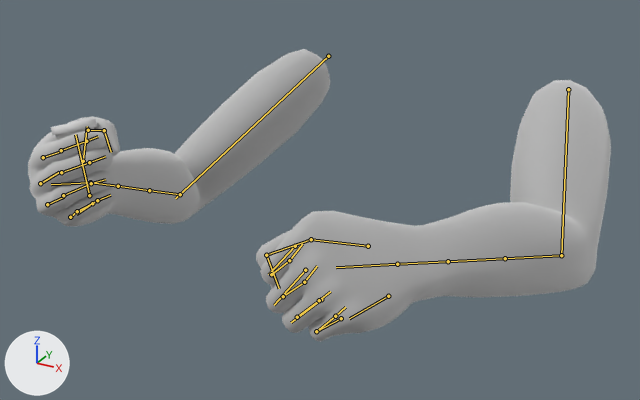
Two versions of the Blender file Breakout From Ackers/Assets/Animations/Pills/Holding Pills Idle.blend, one commit apart.
One viewpoint serves both versions: a 50 mm camera at (0.609, -1.6, 0.469) aimed at (-0.016, -0.464, -0.099). The lights are fixed; the arrows at lower left show +X, +Y and +Z. Both versions are drawn at frame 50 of the action 'Idle'; the numbers are the values there. The bones that bend it are drawn over the model as lines.

Names of what the first picture shows: 'Pill Bottle', 'hand_left', 'hand_right'.
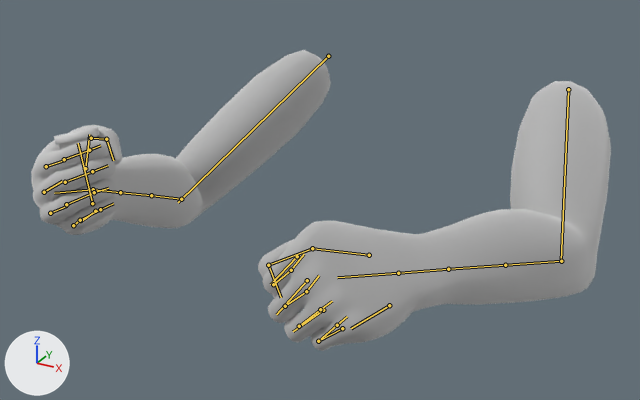
What differs and where, as boxes (x1, y1, x2, y2) in the pictures (640 x 400 px):
'hand_left', posed
    before: (256, 80, 611, 342)
    after: (258, 81, 611, 351)
'hand_right', posed
    before: (28, 49, 330, 226)
    after: (31, 50, 331, 235)
'Pill Bottle', posed
    before: (51, 119, 104, 204)
    after: (54, 127, 107, 211)
bone 'Upperarm_L', root to tip
    before: (568, 89) to (561, 256)
    after: (568, 89) to (561, 261)
bone 'Lowerarm1_L', root to tip
    before: (561, 255) to (505, 258)
    after: (561, 261) to (505, 265)
bone 'UpperarmR', root to tip
    before: (328, 56) to (175, 198)
    after: (328, 56) to (178, 202)
bone 'Lowerarm1_R', root to tip
    before: (180, 194) to (149, 190)
    after: (181, 199) to (151, 195)

The change in detail:
Bone 'Upperarm_L' (bone_upperarm_l) turns from (-15, -39, -8) to (-15, -39, -10) degrees about its own x, y and z.
Bone 'Lowerarm1_L' (bone_lowerarm1_l) moves from (0.0, 0.0, 0.0) to (-0.1, -0.1, 0.0).
Bone 'Lowerarm1_L' (bone_lowerarm1_l) turns from (38, -1, 8) to (39, -2, 9) degrees about its own x, y and z.
Bone 'UpperarmR' (bone_upperarmr) turns from (-51, 70, -19) to (-51, 70, -18) degrees about its own x, y and z.
Bone 'Lowerarm1_R' (bone_lowerarm1_r) moves from (-1.1, -0.4, 1.9) to (-1.2, -0.3, 1.9).
Bone 'Lowerarm1_R' (bone_lowerarm1_r) turns from (56, 14, 43) to (57, 13, 43) degrees about its own x, y and z.
